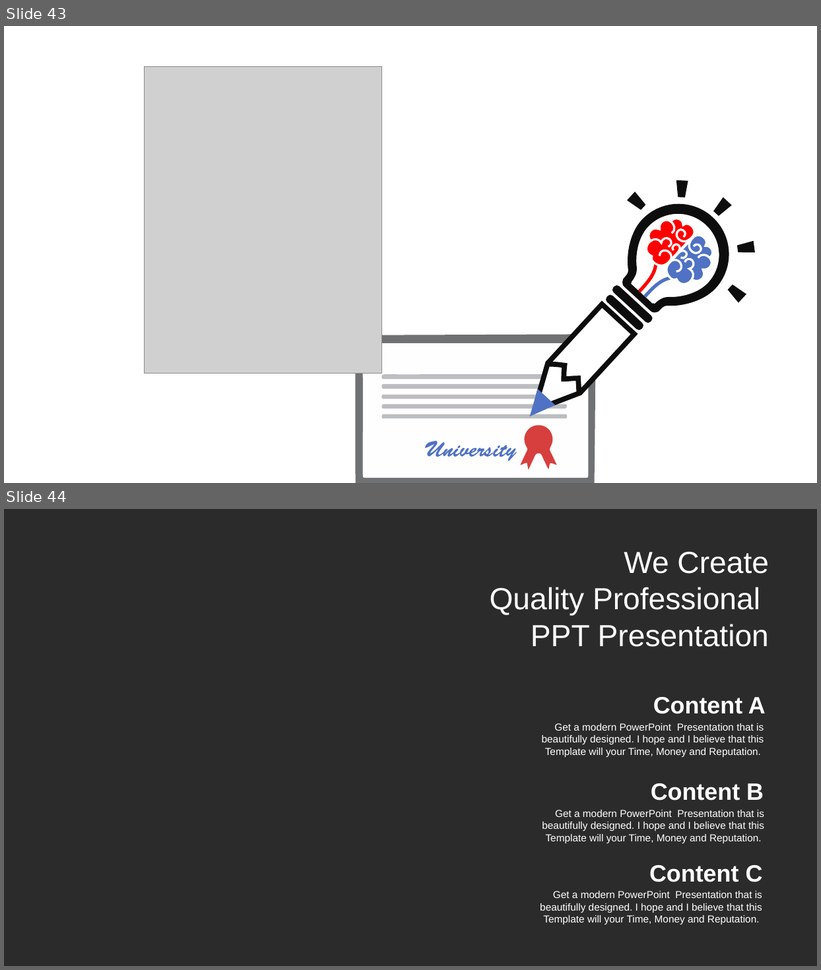
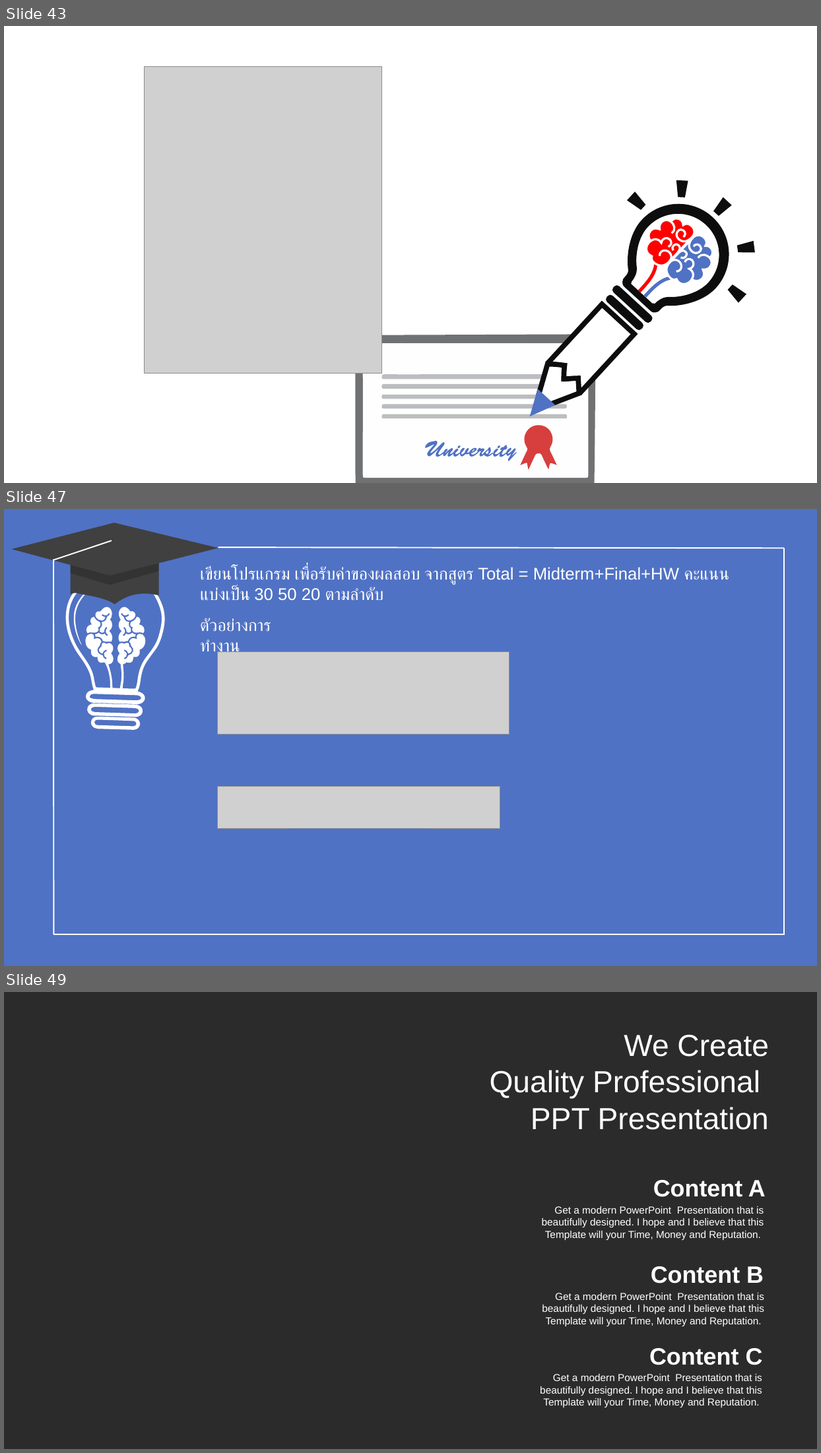
Before and after one commit to WatcharapolxFa/SolveProblemsIn-C-Language, a slide deck: TeachCLanguage/C.pptx. Shown one above the other, each under a label of ours: slides 43 and 44 before the commit, slides 43, 47 and 49 after it; the slides between them are not shown. The pictures are 821x970 and 821x1453 pixels, drawn with LibreOffice and Linux fonts; fonts in the diff are those of the drawing; grey boxes stand for pictures; background and template pictures are left out; a plain dark background stands for a picture behind light text. Boxes give left, top, right and bottom in pixels: in the first picture for what was removed or moved away, otherwise in the second. Text is boxed around its words. In the diff, an @@ line names an element or a change of style, - is before the commit and + after.

```diff
--- a/TeachCLanguage/C.pptx
+++ b/TeachCLanguage/C.pptx
@@ slide 47 added at (x1=4, y1=509, x2=817, y2=966), background #5072C4 @@
@@ line added from (784, 548) to (218, 547), #FFFFFF 1.5 pt @@
@@ line added from (784, 548) to (784, 935), #FFFFFF 1.5 pt @@
@@ group added at (x1=11, y1=522, x2=218, y2=935): 3 freeform shapes, 2 lines @@
@@ text added at (x1=200, y1=566, x2=679, y2=601), 20 pt, text #FFFFFF @@
+เขียนโปรแกรม เพื่อรับค่าของผลสอบ จากสูตร Total = Midterm+Final+HW คะแนนแบ่งเป็น 30 50 20 ตามลำดับ
@@ freeform shape added at (x1=65, y1=570, x2=164, y2=730), fill #FFFFFF @@
@@ freeform shape added at (x1=77, y1=601, x2=151, y2=693), fill #FFFFFF @@
@@ text added at (x1=200, y1=618, x2=271, y2=656), 20 pt, text #FFFFFF @@
+ตัวอย่างการทำงาน
@@ picture added at (x1=217, y1=652, x2=509, y2=734) @@
@@ picture added at (x1=217, y1=787, x2=500, y2=828) @@
@@ line added from (784, 935) to (54, 935), #FFFFFF 1.5 pt @@
@@ what was slide 44 is now slide 49 @@
```
Also in this commit, not shown: 5 other slides added, 1 slide removed, 13 other files.
